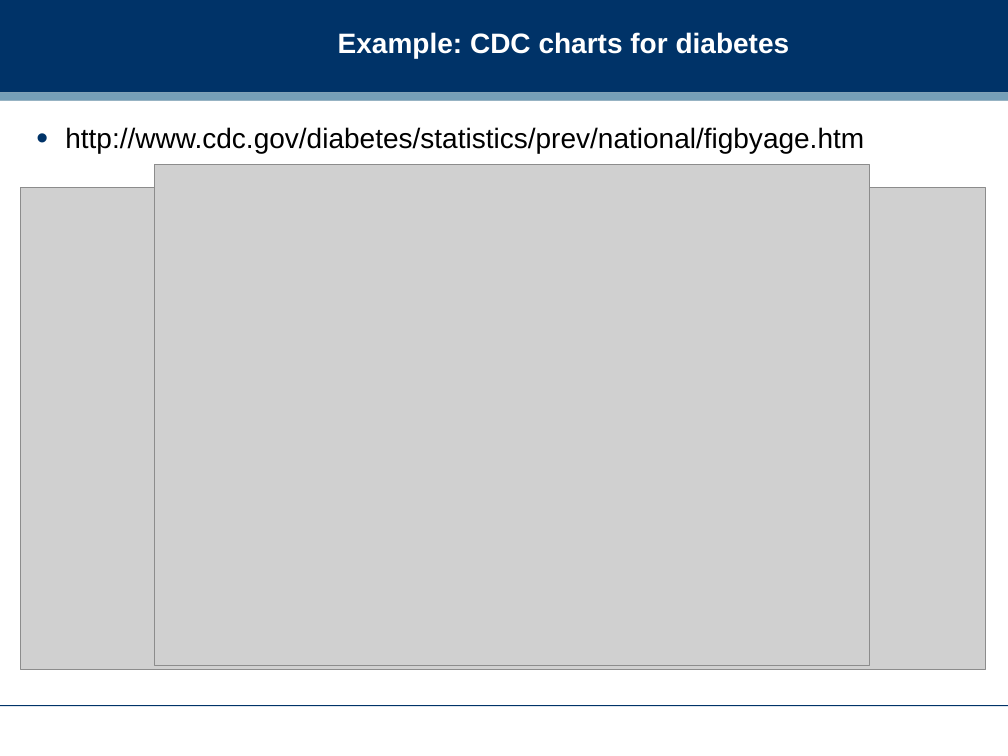
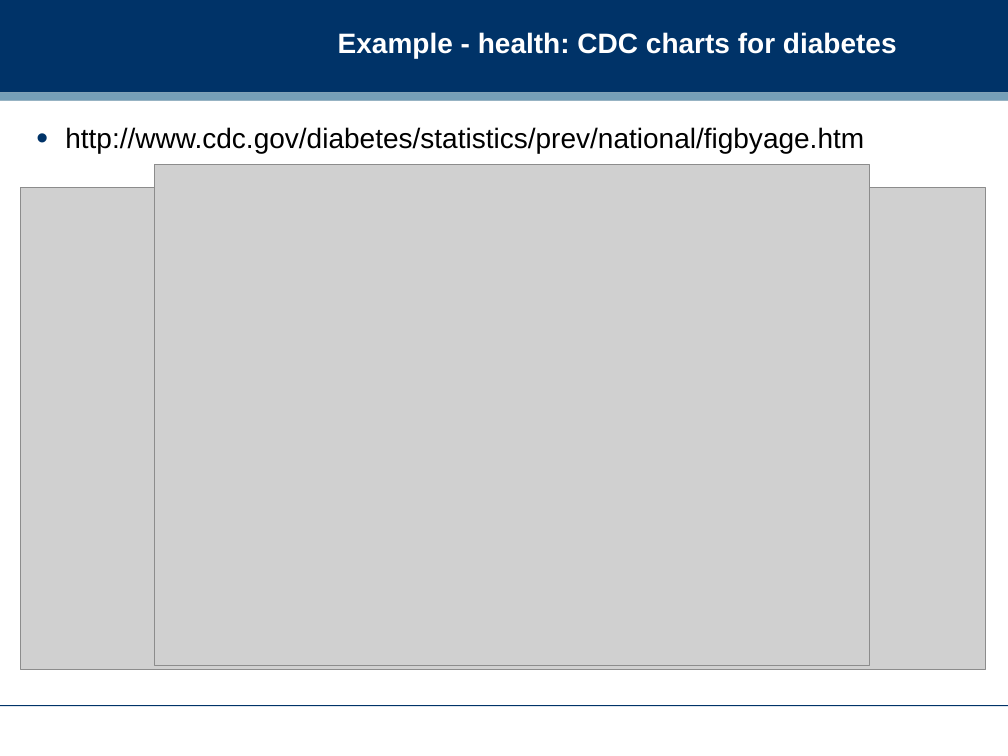
Before and after one commit to dreamind/ix, a slide deck: slide 6 of lectures/making-sense-data/analysis.ppt. Drawn at 1008x756 pixels with LibreOffice and Linux fonts; fonts in the diff are those of the drawing; grey boxes stand for pictures; background and template pictures are left out. Boxes give left, top, right and bottom in pixels: in the first picture for what was removed or moved away, otherwise in the second. Text is boxed around its words. In the diff, an @@ line names an element or a change of style, - is before the commit and + after.

```diff
--- a/lectures/making-sense-data/analysis.ppt
+++ b/lectures/making-sense-data/analysis.ppt
@@ title at box(338, 32, 897, 58): text changed @@
-Example: CDC charts for diabetes
+Example - health: CDC charts for diabetes
```
Also in this commit, not shown: 7 other slides changed, 1 slide added, 2 other files.
